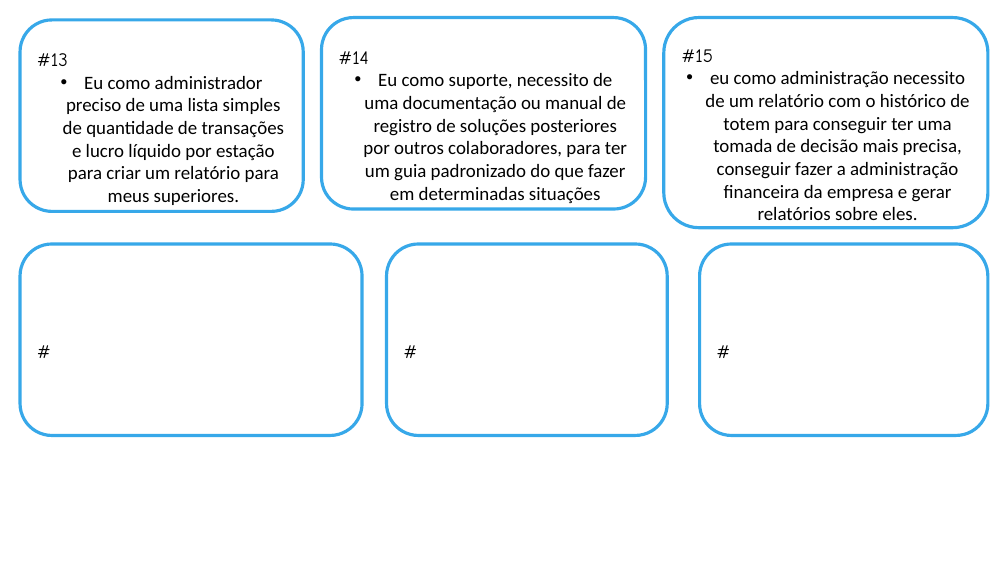
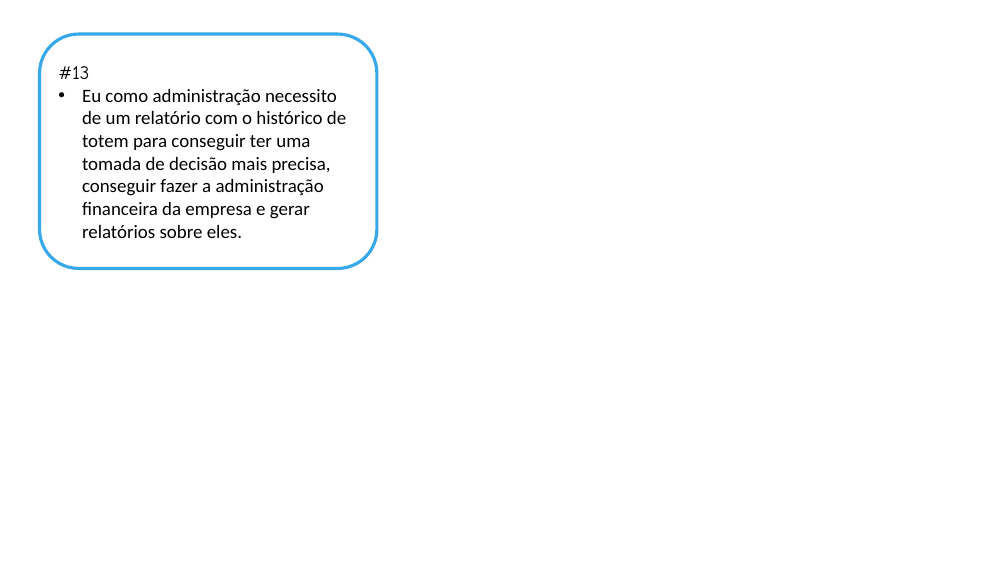
Before and after one commit to leticia-NCosta/TotemSystem, a slide deck: slide 3 of Ideação/Requisitos/User Stories.pptx. Drawn at 1008x567 pixels with LibreOffice and Linux fonts; fonts in the diff are those of the drawing. Boxes give left, top, right and bottom in pixels: in the first picture for what was removed or moved away, otherwise in the second. Text is boxed around its words. In the diff, an @@ line names an element or a change of style, - is before the commit and + after.

```diff
--- a/Ideação/Requisitos/User Stories.pptx
+++ b/Ideação/Requisitos/User Stories.pptx
@@ rounded rectangle removed at [20, 20, 304, 211] @@
-#13
-• Eu como administrador preciso de uma lista simples de quantidade de transações e lucro líquido por estação para criar um relatório para meus superiores.
@@ rounded rectangle removed at [321, 17, 646, 209] @@
-#14
-• Eu como suporte, necessito de uma documentação ou manual de registro de soluções posteriores por outros colaboradores, para ter um guia padronizado do que fazer em determinadas situações
@@ rounded rectangle "#13": place and size @@
-rounded rectangle "#13" at [664, 17, 988, 228]
+rounded rectangle "#13" at [39, 34, 377, 268]
@@ text in rounded rectangle at [58, 66, 346, 238]: text changed @@
-#15
-• eu como administração necessito de um relatório com o histórico de totem para conseguir ter uma tomada de decisão mais precisa, conseguir fazer a administração financeira da empresa e gerar relatórios sobre eles.
+#13
+• Eu como administração necessito de um relatório com o histórico de totem para conseguir ter uma tomada de decisão mais precisa, conseguir fazer a administração financeira da empresa e gerar relatórios sobre eles.
@@ rounded rectangle removed at [20, 244, 362, 436] @@
-#
@@ rounded rectangle removed at [386, 244, 667, 436] @@
-#
@@ rounded rectangle removed at [699, 244, 988, 436] @@
-#
```
Also in this commit, not shown: 1 other slide changed, 1 slide added.
